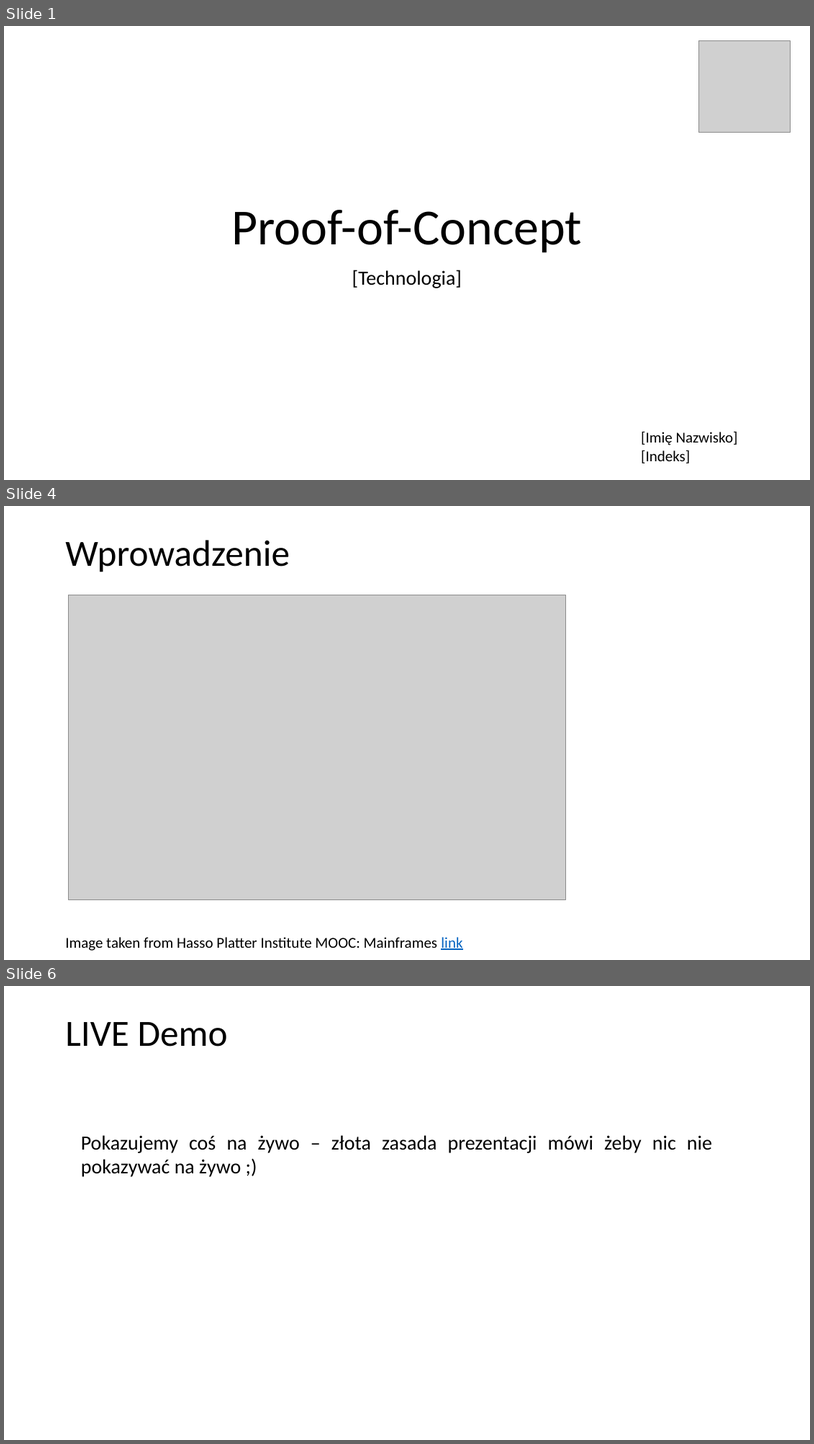
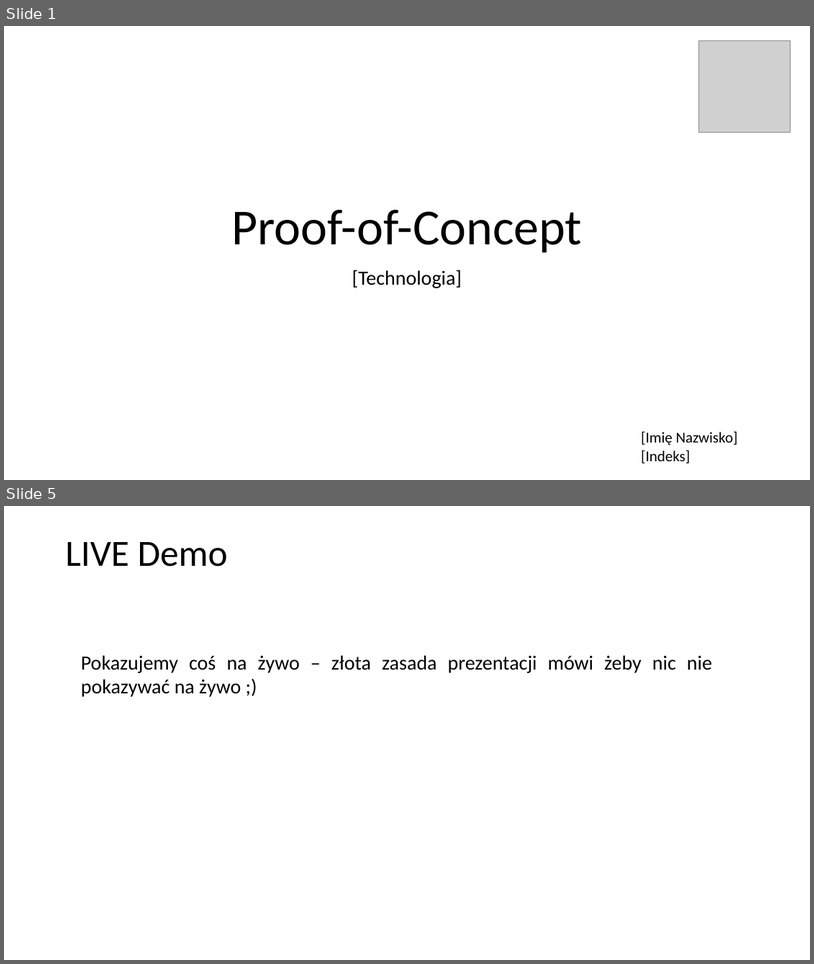
Before and after one commit to mpenarprz/InzynieriaOprogramowaniaI4, a slide deck: Projekt/1. Zadanie projektowe - szablon prezentacji.pptx. Shown one above the other, each under a label of ours: slides 1, 4 and 6 before the commit, slides 1 and 5 after it; the slides between them are not shown. The pictures are 814x1444 and 814x964 pixels, drawn with LibreOffice and Linux fonts; fonts in the diff are those of the drawing; grey boxes stand for pictures. Boxes give left, top, right and bottom in pixels: in the first picture for what was removed or moved away, otherwise in the second. Text is boxed around its words. In the diff, an @@ line names an element or a change of style, - is before the commit and + after.

```diff
--- a/Projekt/1. Zadanie projektowe - szablon prezentacji.pptx
+++ b/Projekt/1. Zadanie projektowe - szablon prezentacji.pptx
@@ slide 4 removed at (x1=4, y1=506, x2=810, y2=960), background #FFFFFF @@
@@ title removed at (x1=65, y1=540, x2=290, y2=572) @@
-Wprowadzenie
@@ picture removed at (x1=69, y1=595, x2=566, y2=899) @@
@@ text removed at (x1=65, y1=937, x2=463, y2=950) @@
-Image taken from Hasso Platter Institute MOOC: Mainframes link
@@ what was slide 6 is now slide 5 @@
```
Also in this commit, not shown: 1 slide changed, 4 slides added, 5 other slides removed, 7 other files.
